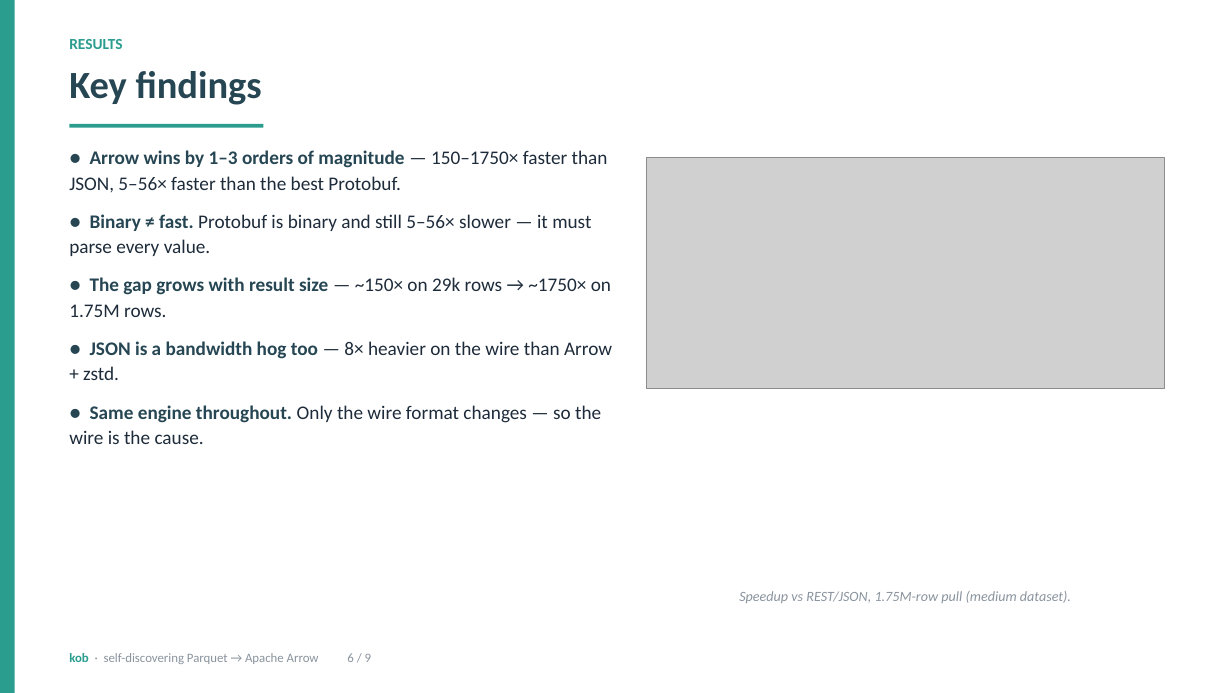
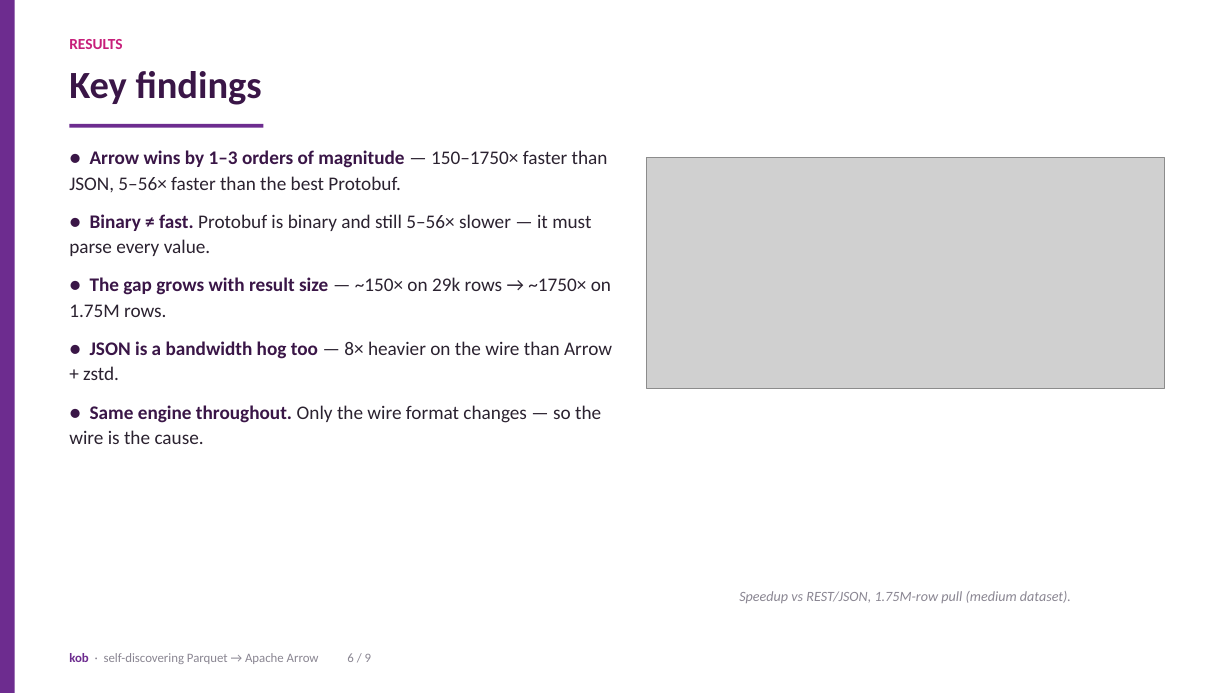
Before and after one commit to iyedexe/kob, a slide deck: slide 6 of presentation/kob.pptx. Drawn at 1232x693 pixels with LibreOffice and Linux fonts; fonts in the diff are those of the drawing; grey boxes stand for pictures. Boxes give left, top, right and bottom in pixels: in the first picture for what was removed or moved away, otherwise in the second. Text is boxed around its words. In the diff, an @@ line names an element or a change of style, - is before the commit and + after.

```diff
--- a/presentation/kob.pptx
+++ b/presentation/kob.pptx
@@ rectangle at [0,0,15,693]: fill #2A9D8F to #6D2C8F @@
@@ text "RESULTS" at [69,39,122,49]: text colour #2A9D8F to #C71E7A @@
@@ text "Key findings" at [69,71,262,105]: text colour #264653 to #3A1647 @@
@@ text "● Arrow wins by 1–3 ..." at [69,150,612,444]: text colour #264653 to #3A1647 in "● Arrow wins by 1–3 orders of ...", "● Binary ≠ fast.", "● The gap grows with result size", "● JSON is a bandwidth hog too" and 1 more places; text colour #1D2B3A to #2B2230 in "— 150–1750× faster than JSON, 5–56× faster ...", "Protobuf is binary and still 5–56× slower ...", "— ~150× on 29k rows → ~1750× ...", "— 8× heavier on the wire than ..." and 1 more places @@
@@ rectangle at [69,124,263,128]: fill #2A9D8F to #6D2C8F @@
@@ text "kob · self-discovering Parquet → ..." at [69,653,371,664]: text colour #2A9D8F to #6D2C8F in "kob"; text colour #8A949E to #8A8692 @@
```
Also in this commit, not shown: 8 other slides changed, 3 other files.
